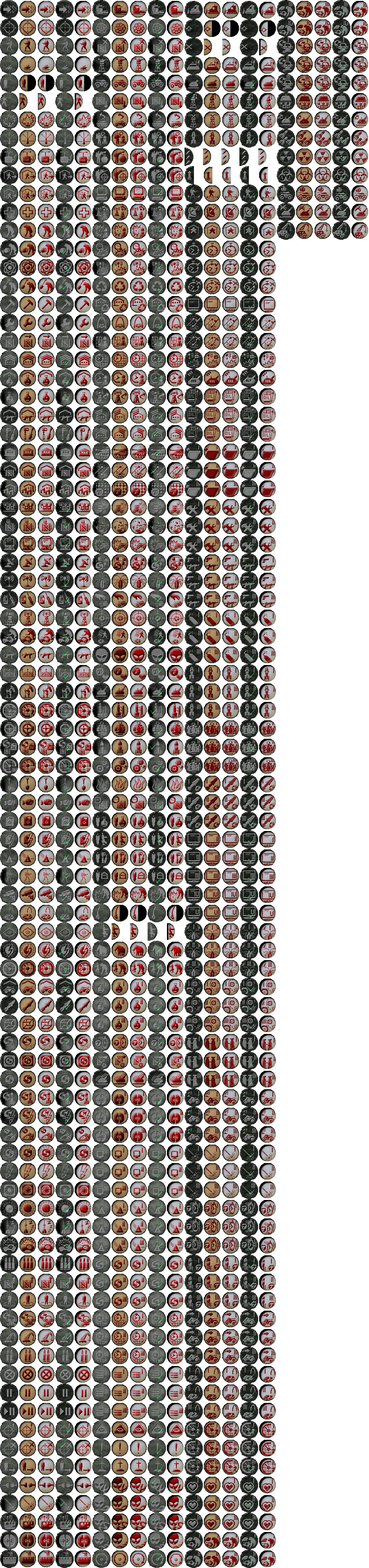
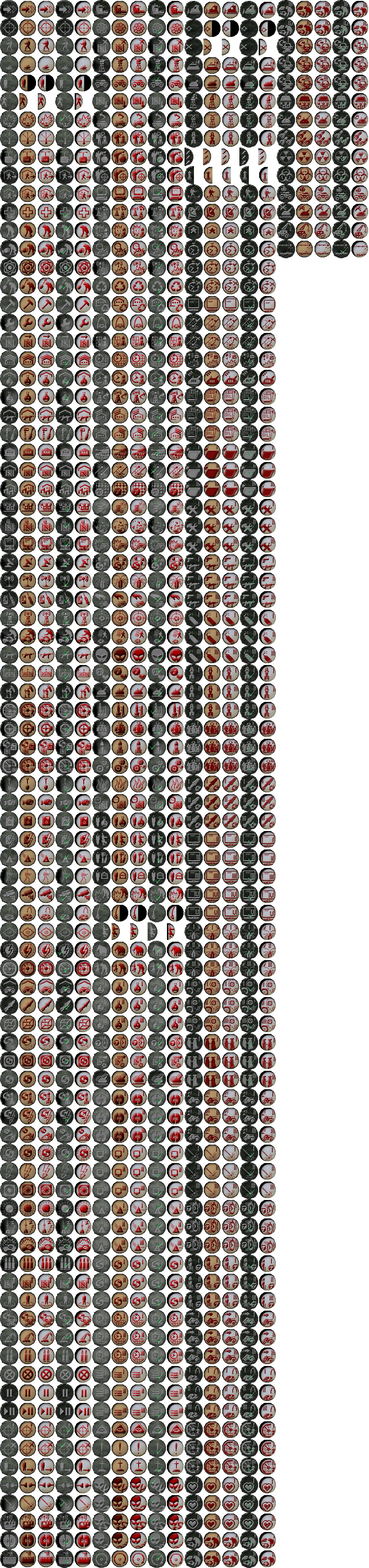
Two versions of the same layered image (369x1568). Layer-by-layer changes:
painted on "new_icons" over (x1=276, y1=239, x2=369, y2=259)
painted on "sos_old_buttons" over (x1=203, y1=38, x2=268, y2=56)